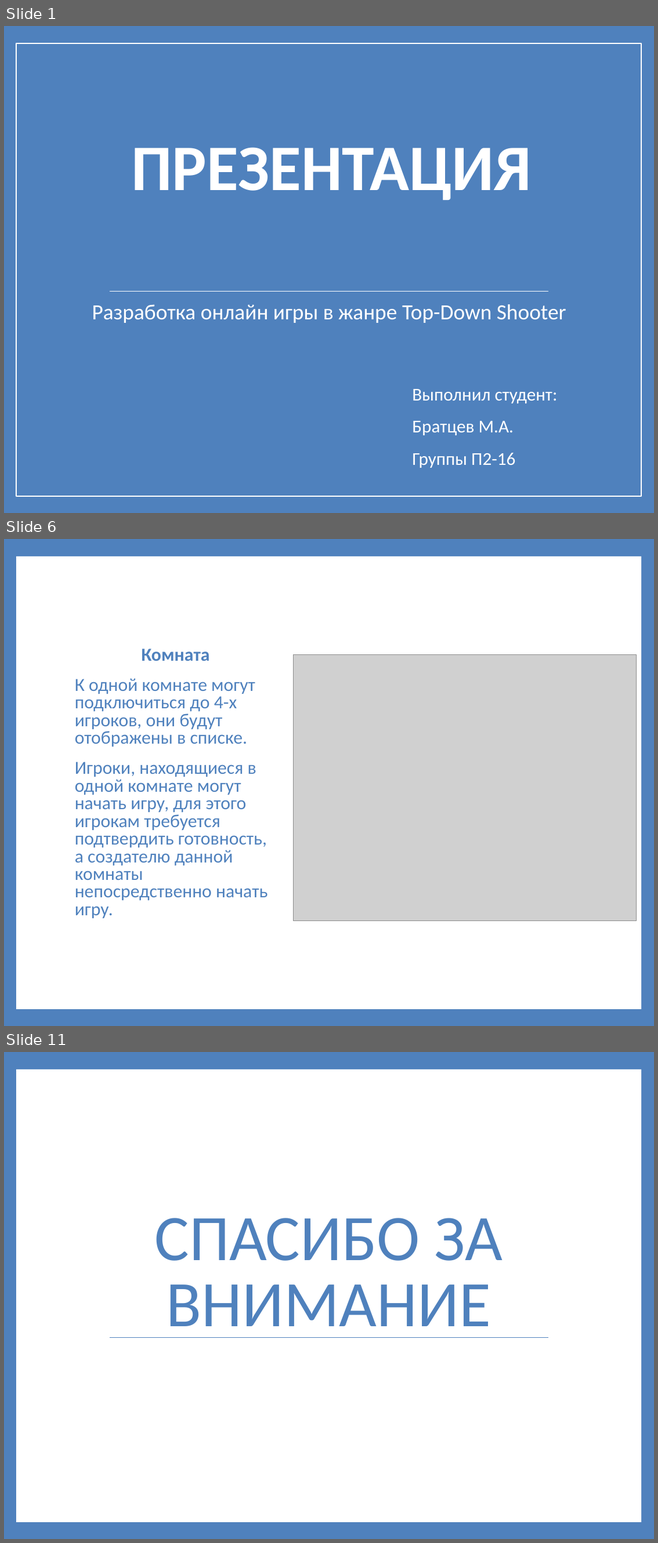
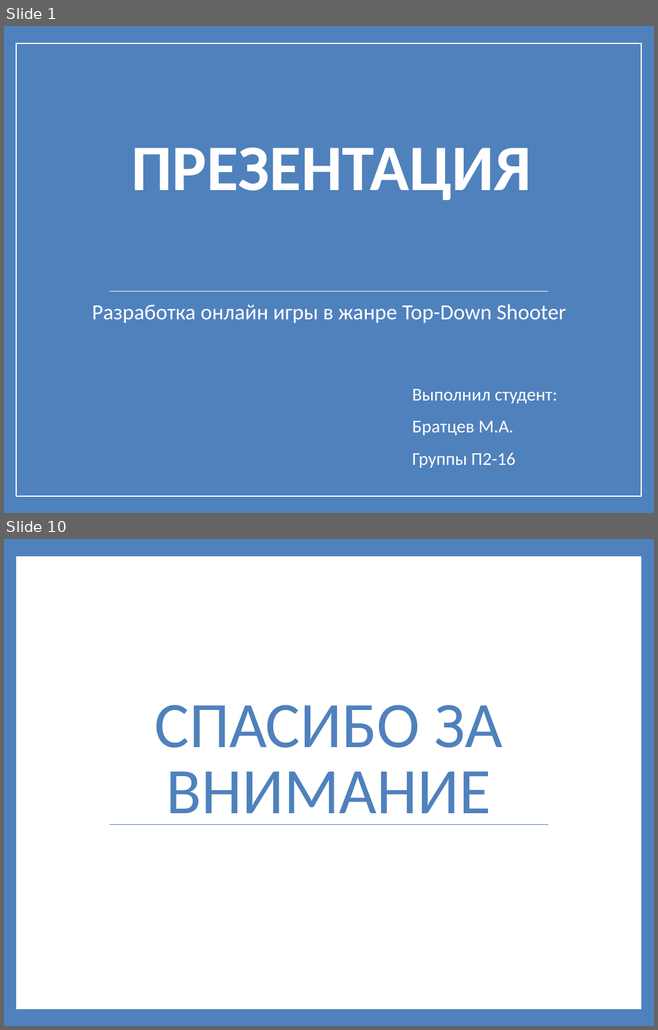
Before and after one commit to prog-kkkmt/pdp-p2-16, a slide deck: Презентация Братцев.pptx. Shown one above the other, each under a label of ours: slides 1, 6 and 11 before the commit, slides 1 and 10 after it; the slides between them are not shown. The pictures are 658x1543 and 658x1030 pixels, drawn with LibreOffice and Linux fonts; fonts in the diff are those of the drawing; grey boxes stand for pictures. Boxes give left, top, right and bottom in pixels: in the first picture for what was removed or moved away, otherwise in the second. Text is boxed around its words. In the diff, an @@ line names an element or a change of style, - is before the commit and + after.

```diff
--- a/Презентация Братцев.pptx
+++ b/Презентация Братцев.pptx
@@ slide 6 removed at (x1=4, y1=539, x2=654, y2=1026), background #4F81BD; not listed: 1 template element that a slide beside it also shows @@
@@ text removed at (x1=75, y1=649, x2=267, y2=918) @@
-Комната
-К одной комнате могут подключиться до 4-х игроков, они будут отображены в списке.
-Игроки, находящиеся в одной комнате могут начать игру, для этого игрокам требуется подтвердить готовность, а создателю данной комнаты непосредственно начать игру.
@@ picture removed at (x1=293, y1=654, x2=636, y2=921) @@
@@ what was slide 11 is now slide 10 @@
```
Also in this commit, not shown: 8 slides added, 8 other slides removed.
